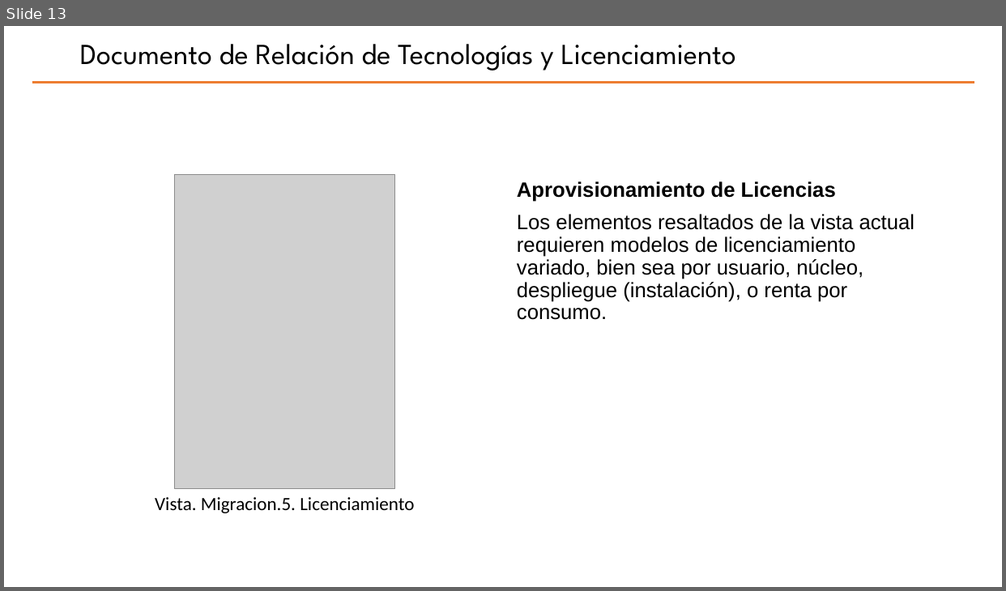
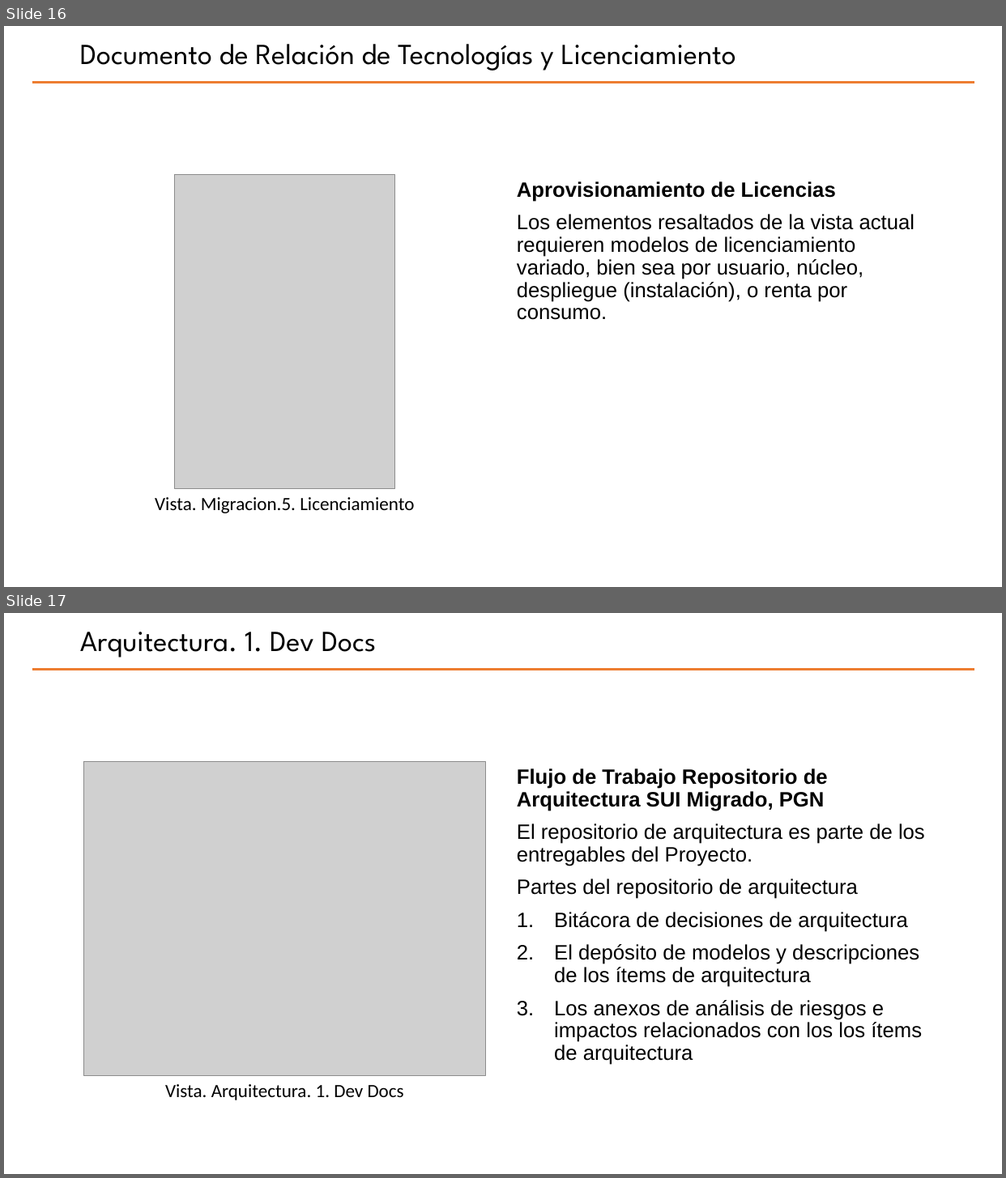
Before and after one commit to hwong23/pgn-078, a slide deck: content/pptxoutpt.pptx. Shown one above the other, each under a label of ours: slide 13 before the commit, slides 16 and 17 after it. The pictures are 1006x591 and 1006x1178 pixels, drawn with LibreOffice and Linux fonts; fonts in the diff are those of the drawing; grey boxes stand for pictures; background and template pictures are left out. Boxes give left, top, right and bottom in pixels: in the first picture for what was removed or moved away, otherwise in the second. Text is boxed around its words. In the diff, an @@ line names an element or a change of style, - is before the commit and + after.

```diff
--- a/content/pptxoutpt.pptx
+++ b/content/pptxoutpt.pptx
@@ slide 17 added at <box>4,613,1002,1174</box>, background #FFFFFF; not listed: 1 template element that a slide beside it also shows @@
@@ title added at <box>80,632,376,658</box>, 28 pt, text #000000 @@
+Arquitectura. 1. Dev Docs
@@ picture added at <box>84,762,485,1076</box> @@
@@ text added at <box>517,769,925,1065</box>, 20 pt, text #000000 @@
+Flujo de Trabajo Repositorio de Arquitectura SUI Migrado, PGN
+El repositorio de arquitectura es parte de los entregables del Proyecto.
+Partes del repositorio de arquitectura
+1. Bitácora de decisiones de arquitectura
+2. El depósito de modelos y descripciones de los ítems de arquitectura
+3. Los anexos de análisis de riesgos e impactos relacionados con los los ítems de arquitectura
@@ text added at <box>165,1084,404,1101</box>, 18 pt, text #000000 @@
+Vista. Arquitectura. 1. Dev Docs
@@ what was slide 13 is now slide 16 @@
```
Also in this commit, not shown: 4 slides changed, 3 other slides added, 3 slides removed, 13 other files.
